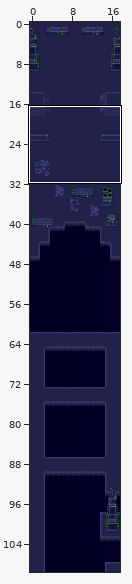
A Tiled map gets an edit: android/assets/maps/level3.tmx. The picture above shows the old version from afar; the outline marks the close-up.
Close-up. First the earlier version:
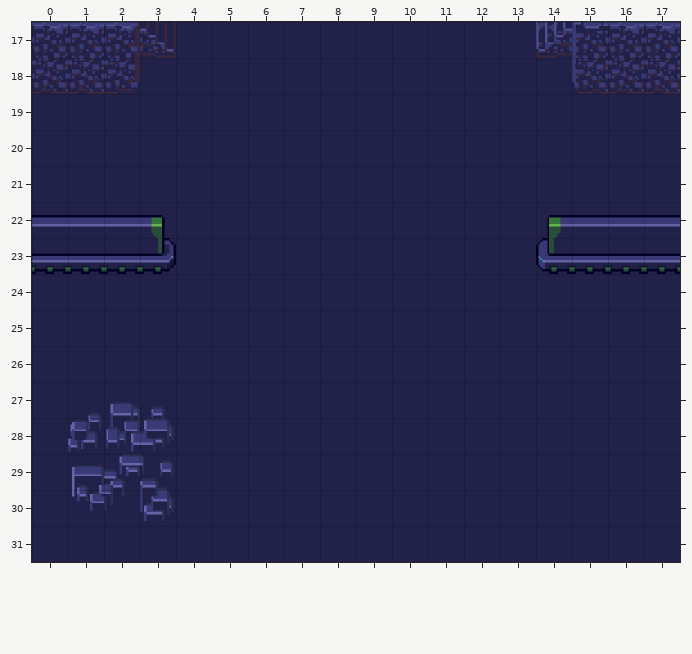
Cells are 60x60 px. Shown: x 0..17, y 17..31.
New version:
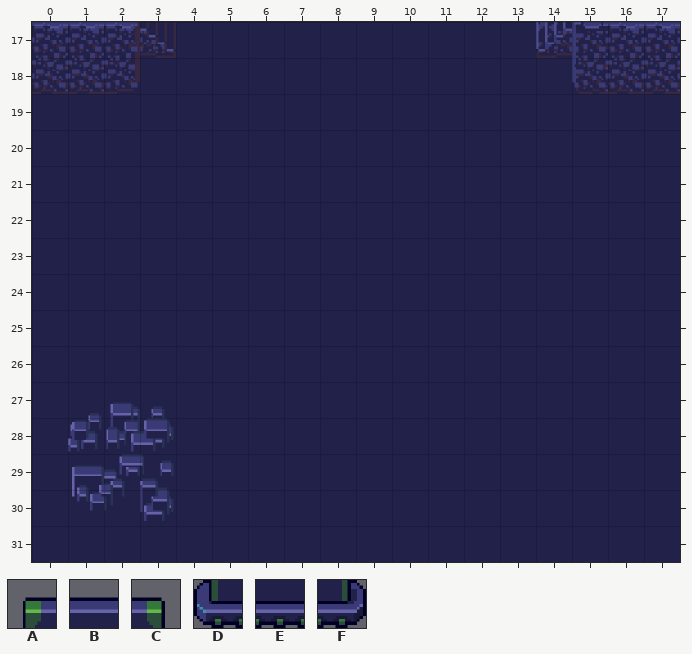
Key: from "colony-other-ready-60x60": A 852, B 853, C 856, D 869, E 870, F 873.
_ is an empty cell.
Change:
Layer "buildings":
y 22: x 0..3 BBBC -> ____; x 14..17 ABBB -> ____
y 23: x 0..3 EEEF -> ____; x 14..17 DEEE -> ____
